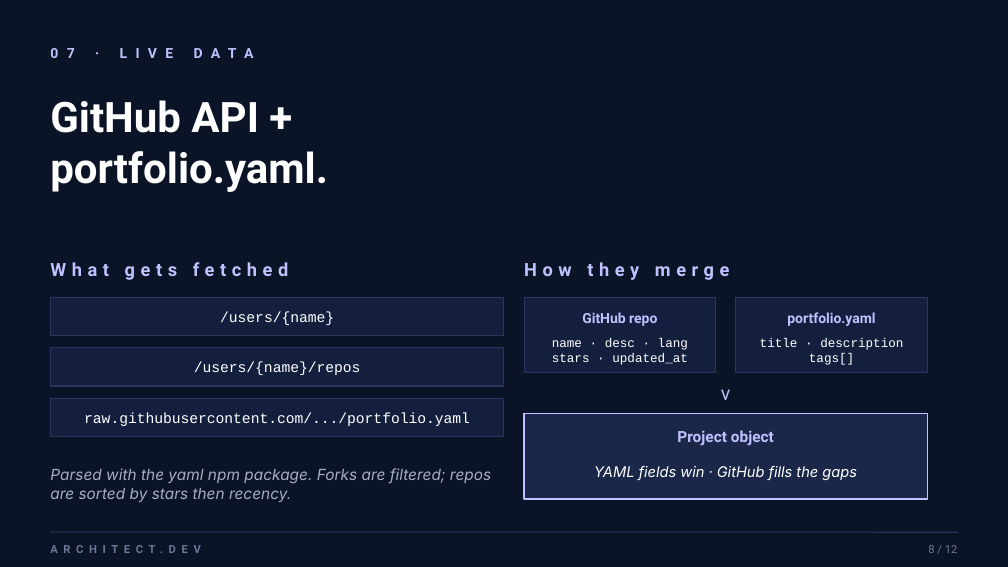
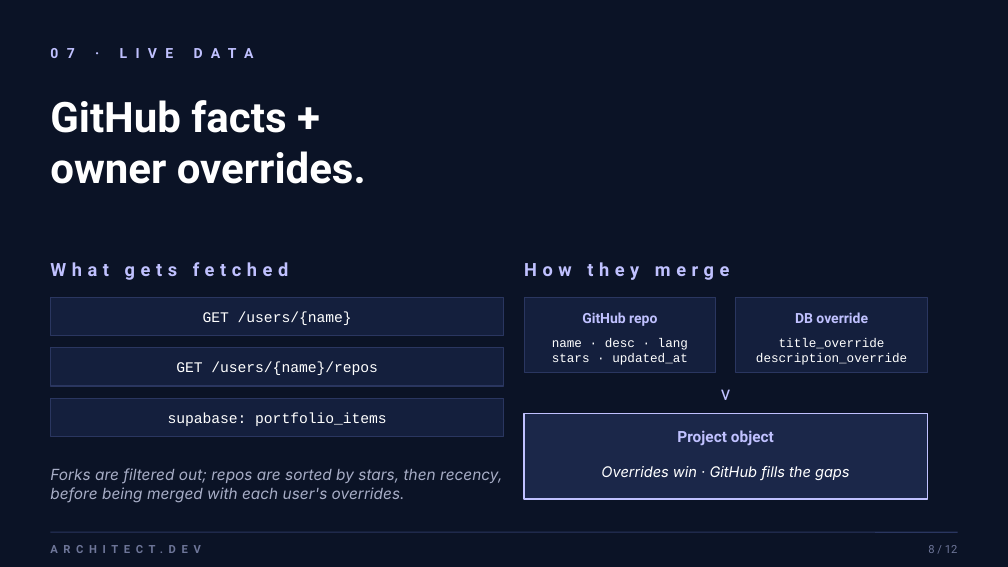
Before and after one commit to gusbo9233/gusbo9233.portfolio.io, a slide deck: slide 8 of Architect-Dev-Presentation.pptx. Drawn at 1008x567 pixels with LibreOffice and Linux fonts; fonts in the diff are those of the drawing. Boxes give left, top, right and bottom in pixels: in the first picture for what was removed or moved away, otherwise in the second. Text is boxed around its words. In the diff, an @@ line names an element or a change of style, - is before the commit and + after.

Commit message:
make sure updated before presetation

```diff
--- a/Architect-Dev-Presentation.pptx
+++ b/Architect-Dev-Presentation.pptx
@@ text at (50,100,366,184): text changed @@
-GitHub API +
-portfolio.yaml.
+GitHub facts +
+owner overrides.
@@ text at (203,311,352,325): text changed @@
-/users/{name}
+GET /users/{name}
@@ text at (795,312,868,323): text changed @@
-portfolio.yaml
+DB override
@@ text at (756,338,907,365): text changed @@
-title · description
-tags[]
+title_override
+description_override
@@ text at (176,362,378,375): text changed @@
-/users/{name}/repos
+GET /users/{name}/repos
@@ text at (168,412,387,426): text changed @@
-raw.githubusercontent.com/.../portfolio.yaml
+supabase: portfolio_items
@@ text at (50,468,502,503): text changed @@
-Parsed with the yaml npm package. Forks are filtered; repos are sorted by stars then recency.
+Forks are filtered out; repos are sorted by stars, then recency, before being merged with each user's overrides.
@@ text at (601,466,850,480): text changed @@
-YAML fields win · GitHub fills the gaps
+Overrides win · GitHub fills the gaps
```
Also in this commit, not shown: 8 other slides changed, 1 slide added, 1 slide removed, 8 other files.
